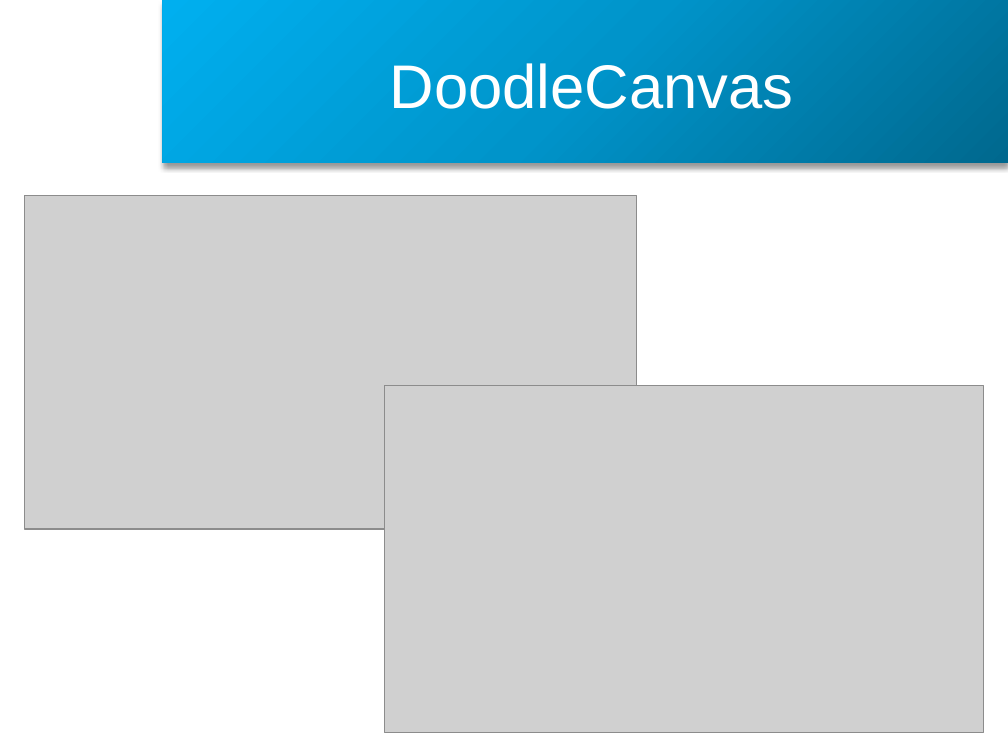
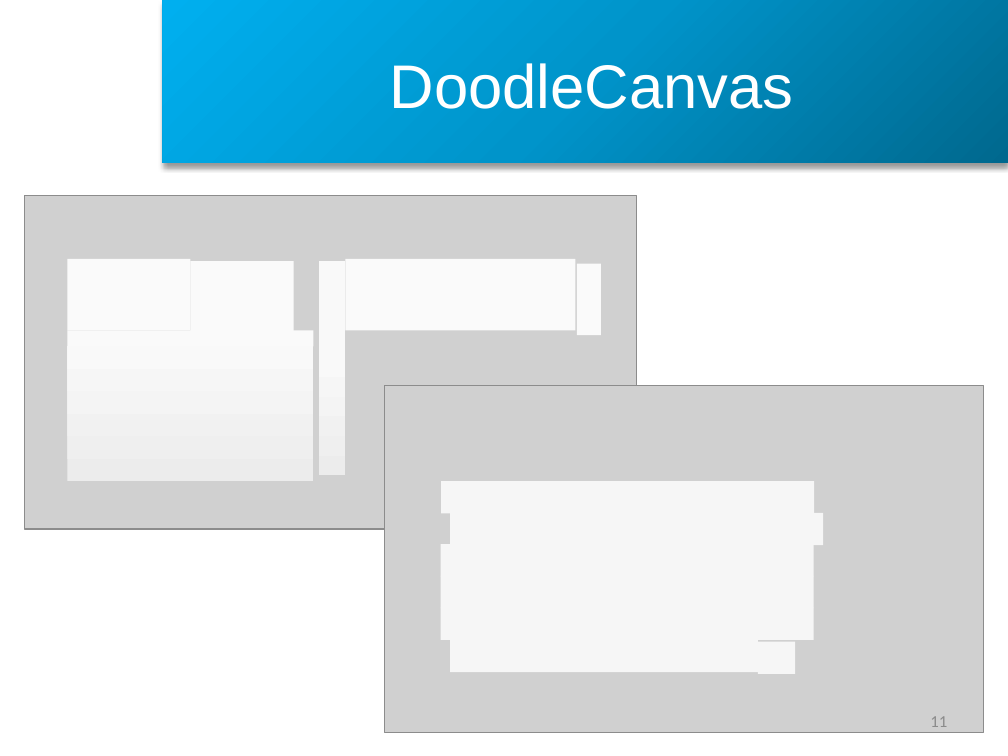
Before and after one commit to CedricReichenbach/DoodleDebug, a slide deck: slide 11 of presentations/Demo DoodleDebug Spring 2013.pptx (slide 7 before the commit). Drawn at 1008x756 pixels with LibreOffice and Linux fonts; fonts in the diff are those of the drawing; grey boxes stand for pictures; background and template pictures are left out. Boxes give left, top, right and bottom in pixels: in the first picture for what was removed or moved away, otherwise in the second. Text is boxed around its words. In the diff, an @@ line names an element or a change of style, - is before the commit and + after.

```diff
--- a/presentations/Demo DoodleDebug Spring 2013.pptx
+++ b/presentations/Demo DoodleDebug Spring 2013.pptx
@@ rectangle added at (x1=68, y1=259, x2=191, y2=331), fill #FAFAFA @@
@@ rectangle added at (x1=191, y1=261, x2=293, y2=333), fill #FAFAFA @@
@@ rectangle added at (x1=319, y1=261, x2=345, y2=476), fill gradient #ECECEC to #FAFAFA @@
@@ rectangle added at (x1=346, y1=259, x2=576, y2=331), fill #FAFAFA @@
@@ rectangle added at (x1=577, y1=264, x2=601, y2=336), fill #FAFAFA @@
@@ rectangle added at (x1=68, y1=331, x2=313, y2=347), fill #FAFAFA @@
@@ rectangle added at (x1=68, y1=347, x2=313, y2=482), fill gradient #ECECEC to #FAFAFA @@
@@ rectangle added at (x1=442, y1=481, x2=814, y2=513), fill #F6F6F6 @@
@@ rectangle added at (x1=451, y1=513, x2=824, y2=545), fill #F6F6F6 @@
@@ rectangle added at (x1=440, y1=544, x2=813, y2=577), fill #F6F6F6 @@
@@ rectangle added at (x1=440, y1=576, x2=813, y2=608), fill #F6F6F6 @@
@@ rectangle added at (x1=440, y1=608, x2=813, y2=640), fill #F6F6F6 @@
@@ rectangle added at (x1=451, y1=640, x2=758, y2=672), fill #F6F6F6 @@
@@ rectangle added at (x1=758, y1=642, x2=795, y2=674), fill #F6F6F6 @@
@@ page number added at (x1=930, y1=716, x2=947, y2=727), 12 pt, text #8C8C8C @@
+11
```
Also in this commit, not shown: 12 other slides changed, 4 slides added, 5 slides removed, 28 other files.
